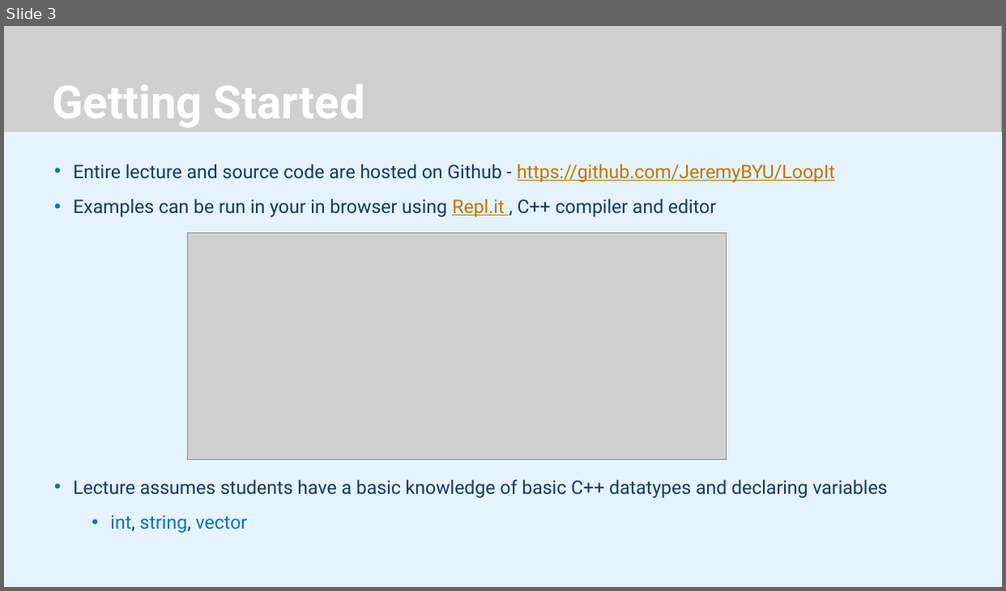
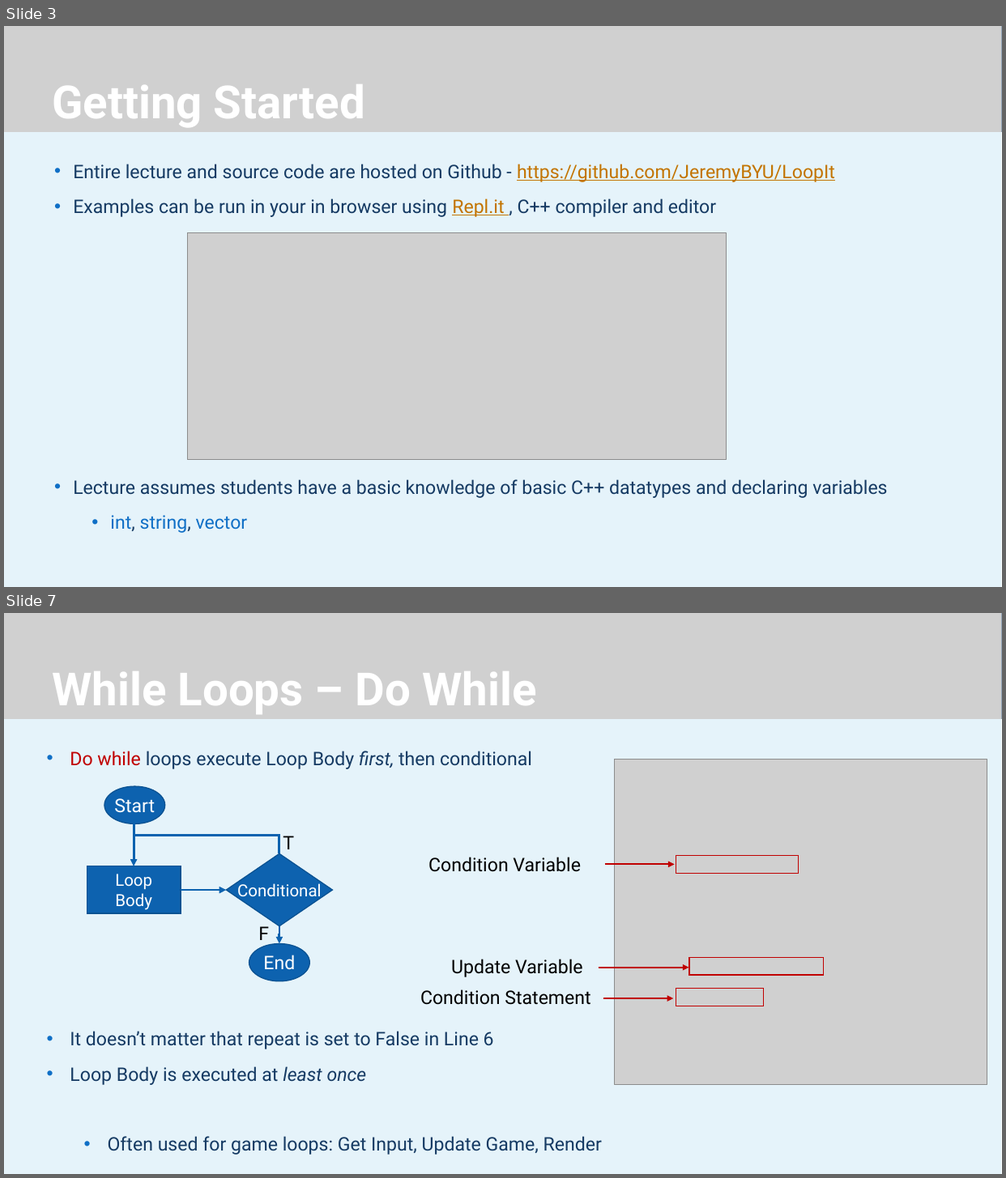
Before and after one commit to JeremyBYU/LoopIt, a slide deck: Lecture/LoopIt.pptx. Shown one above the other, each under a label of ours: slide 3 before the commit, slides 3 and 7 after it; the slides between them are not shown. The pictures are 1006x591 and 1006x1178 pixels, drawn with LibreOffice and Linux fonts; fonts in the diff are those of the drawing; grey boxes stand for pictures; background and template pictures are left out. Boxes give left, top, right and bottom in pixels: in the first picture for what was removed or moved away, otherwise in the second. Text is boxed around its words. In the diff, an @@ line names an element or a change of style, - is before the commit and + after.

```diff
--- a/Lecture/LoopIt.pptx
+++ b/Lecture/LoopIt.pptx
@@ slide 7 added at [4,613,1002,1174], background #FFFFFF @@
@@ rectangle added at [4,613,1002,1174], fill #FFFFFF @@
@@ rectangle added at [4,613,1002,1174], fill #DBEFF9 at 70% opacity @@
@@ rectangle added at [4,613,1002,719], fill #1C4D83 @@
@@ picture added at [4,613,1002,719] @@
@@ title added at [52,671,536,714], 44 pt, text #FFFFFF, bold @@
+While Loops – Do While
@@ text added at [70,751,602,1155], 18 pt, text #153A63 @@
+• Do while loops execute Loop Body first, then conditional
+• It doesn’t matter that repeat is set to False in Line 6
+• Loop Body is executed at least once
+  • Often used for game loops: Get Input, Update Game, Render
@@ picture added at [615,760,987,1085] @@
@@ ellipse added at [104,786,165,824], fill #0D62AF, outline #0B5292 1 pt, 18 pt, text #FFFFFF @@
+Start
@@ elbow line added from (134, 824) to (134, 842), #0D62AF 2.25 pt @@
@@ elbow arrow added from (279, 854) to (134, 867), #0D62AF 2.25 pt @@
@@ diamond added at [226,854,333,926], fill #0D62AF, outline #0B5292 1 pt, 16 pt, text #FFFFFF @@
+Conditional
@@ text added at [283,836,294,850], 18 pt, text #000000 @@
+T
@@ rectangle added at [676,855,799,874], outline #C00000 1 pt @@
@@ rectangle added at [87,867,181,914], fill #0D62AF, outline #0B5292 1 pt, 16 pt, text #FFFFFF @@
+Loop
+Body
@@ text added at [428,857,581,872], 18 pt, text #000000 @@
+Condition Variable
@@ arrow added from (605, 865) to (675, 865), #C00000 1.5 pt @@
@@ elbow arrow added from (181, 890) to (226, 890), #0D62AF 2.25 pt @@
@@ text added at [258,926,269,940], 18 pt, text #000000 @@
+F
@@ elbow arrow added from (279, 926) to (279, 944), #0D62AF 2.25 pt @@
@@ ellipse added at [249,944,309,982], fill #0D62AF, outline #0B5292 1 pt, 18 pt, text #FFFFFF @@
+End
@@ text added at [451,959,583,977], 18 pt, text #000000 @@
+Update Variable
@@ arrow added from (599, 968) to (689, 968), #C00000 1.5 pt @@
@@ rectangle added at [690,957,824,975], outline #C00000 1 pt @@
@@ text added at [420,990,590,1005], 18 pt, text #000000 @@
+Condition Statement
@@ arrow added from (603, 999) to (673, 999), #C00000 1.5 pt @@
@@ rectangle added at [676,989,764,1007], outline #C00000 1 pt @@
```
Also in this commit, not shown: 6 slides changed, 4 other slides added, 3 other files.
